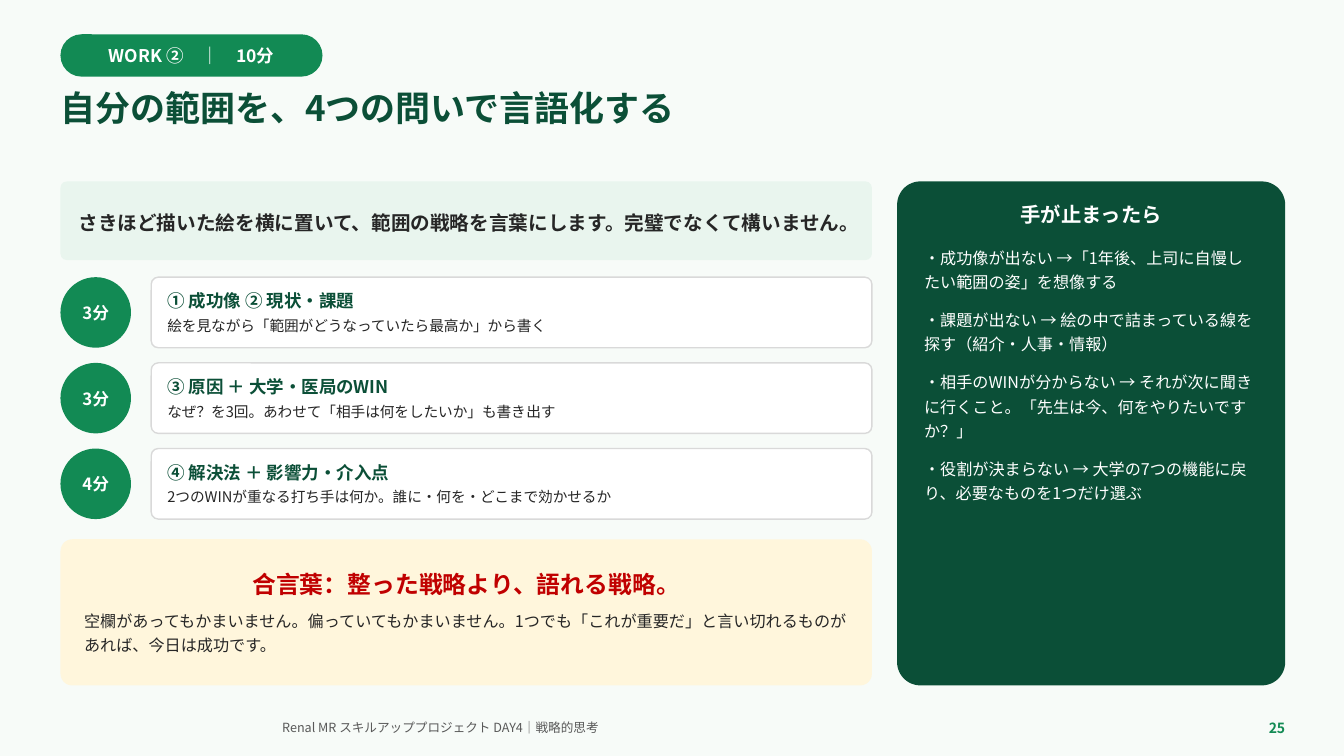
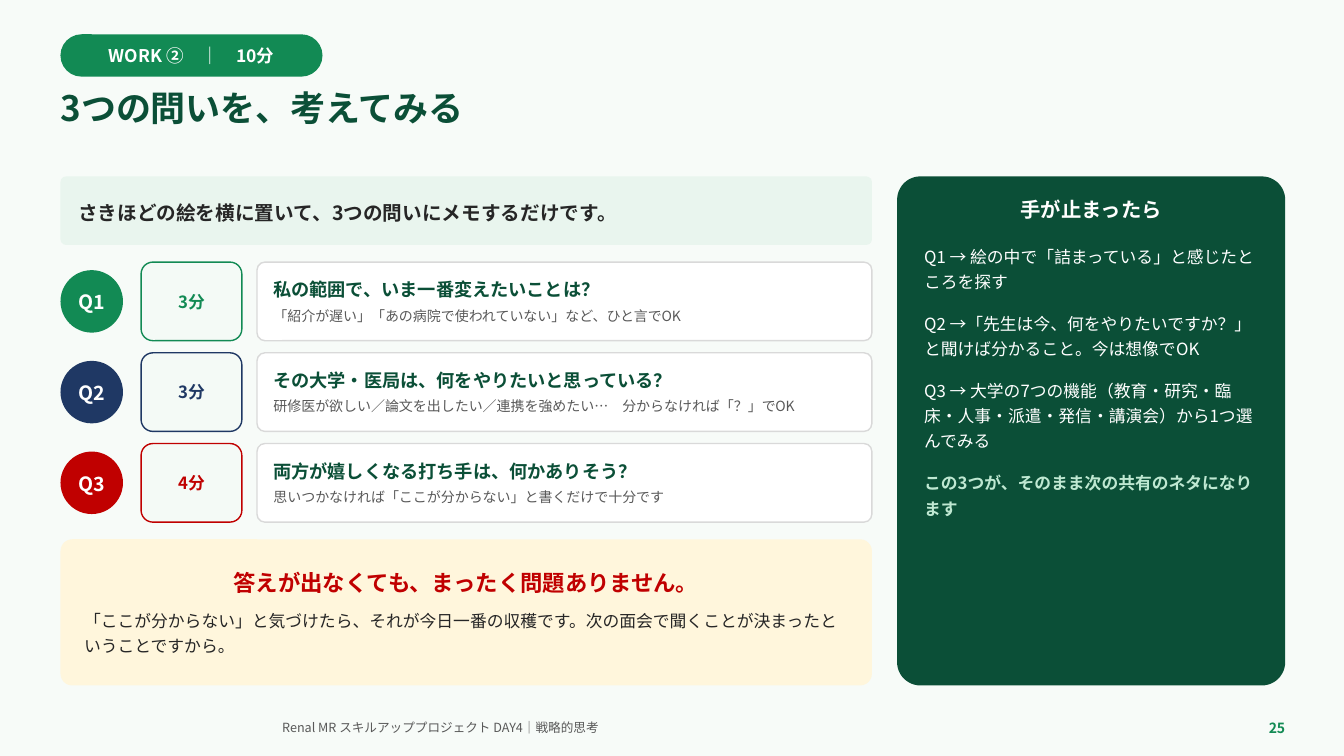
Before and after one commit to TAKUYA-1187/Claude, a slide deck: slide 25 of novartis_training/DAY4_ちょっと分かるだけで世界が変わる.pptx. Drawn at 1344x756 pixels with LibreOffice and Linux fonts; fonts in the diff are those of the drawing; background and template pictures are left out. Boxes give left, top, right and bottom in pixels: in the first picture for what was removed or moved away, otherwise in the second. Text is boxed around its words. In the diff, an @@ line names an element or a change of style, - is before the commit and + after.

```diff
--- a/novartis_training/DAY4_ちょっと分かるだけで世界が変わる.pptx
+++ b/novartis_training/DAY4_ちょっと分かるだけで世界が変わる.pptx
@@ text at bbox=[60, 91, 463, 124]: text changed @@
-自分の範囲を、4つの問いで言語化する
+3つの問いを、考えてみる
@@ rounded rectangle "さきほどの絵を横に置いて、3つの問いにメモするだけです。": place and size @@
-rounded rectangle "さきほどの絵を横に置いて、3つの問いにメモするだけです。" at bbox=[60, 181, 872, 260]
+rounded rectangle "さきほどの絵を横に置いて、3つの問いにメモするだけです。" at bbox=[60, 176, 872, 245]
@@ rounded rectangle "手が止まったら": place and size @@
-rounded rectangle "手が止まったら" at bbox=[897, 181, 1286, 686]
+rounded rectangle "手が止まったら" at bbox=[897, 176, 1286, 686]
@@ text in rounded rectangle at bbox=[78, 203, 616, 222]: text changed @@
-さきほど描いた絵を横に置いて、範囲の戦略を言葉にします。完璧でなくて構いません。
+さきほどの絵を横に置いて、3つの問いにメモするだけです。
@@ text in rounded rectangle at bbox=[1020, 199, 1161, 219]: more space between paragraphs @@
@@ rounded rectangle "3分": place and size @@
-rounded rectangle "3分" at bbox=[60, 277, 131, 348]
+rounded rectangle "3分" at bbox=[141, 262, 242, 341]
@@ rounded rectangle "3分" at bbox=[141, 262, 242, 341]: text colour #FFFFFF to #128A54; line spacing 1.05 to 1; ellipse to rounded rectangle; fill #128A54 to #F4FAF6; outline none to #128A54 1 pt @@
@@ rounded rectangle added at bbox=[257, 262, 872, 341], fill #FFFFFF, outline #D9D9D9 1 pt, 10 pt, text #595959 @@
+私の範囲で、いま一番変えたいことは？
+「紹介が遅い」「あの病院で使われていない」など、ひと言でOK
@@ text in rounded rectangle at bbox=[924, 248, 1254, 516]: text changed; size 11.5 to 12 pt @@
-・成功像が出ない →「1年後、上司に自慢したい範囲の姿」を想像する
-・課題が出ない → 絵の中で詰まっている線を探す（紹介・人事・情報）
-・相手のWINが分からない → それが次に聞きに行くこと。「先生は今、何をやりたいですか？」
-・役割が決まらない → 大学の7つの機能に戻り、必要なものを1つだけ選ぶ
+Q1 → 絵の中で「詰まっている」と感じたところを探す
+Q2 →「先生は今、何をやりたいですか？」と聞けば分かること。今は想像でOK
+Q3 → 大学の7つの機能（教育・研究・臨床・人事・派遣・発信・講演会）から1つ選んでみる
+この3つが、そのまま次の共有のネタになります
@@ ellipse added at bbox=[60, 270, 123, 333], fill #128A54, 14 pt, text #FFFFFF, bold @@
+Q1
@@ rounded rectangle removed at bbox=[151, 277, 872, 348] @@
-① 成功像 ② 現状・課題
-絵を見ながら「範囲がどうなっていたら最高か」から書く
@@ rounded rectangle "3分": place and size @@
-rounded rectangle "3分" at bbox=[60, 363, 131, 434]
+rounded rectangle "3分" at bbox=[141, 353, 242, 432]
@@ rounded rectangle "3分" at bbox=[141, 353, 242, 432]: text colour #FFFFFF to #1F3864; line spacing 1.05 to 1; ellipse to rounded rectangle; fill #128A54 to #F4FAF6; outline none to #1F3864 1 pt @@
@@ rounded rectangle "その大学・医局は、何をやりたいと思っている？": place and size @@
-rounded rectangle "その大学・医局は、何をやりたいと思っている？" at bbox=[151, 449, 872, 519]
+rounded rectangle "その大学・医局は、何をやりたいと思っている？" at bbox=[257, 353, 872, 432]
@@ ellipse added at bbox=[60, 361, 123, 423], fill #1F3864, 14 pt, text #FFFFFF, bold @@
+Q2
@@ rounded rectangle removed at bbox=[151, 363, 872, 434] @@
-③ 原因 ＋ 大学・医局のWIN
-なぜ？を3回。あわせて「相手は何をしたいか」も書き出す
@@ text in rounded rectangle at bbox=[273, 371, 795, 412]: text changed; size 10.5 to 10 pt; text colour #262626 to #595959 @@
-④ 解決法 ＋ 影響力・介入点
-2つのWINが重なる打ち手は何か。誰に・何を・どこまで効かせるか
+その大学・医局は、何をやりたいと思っている？
+研修医が欲しい／論文を出したい／連携を強めたい… 分からなければ「？」でOK
@@ rounded rectangle "4分": place and size @@
-rounded rectangle "4分" at bbox=[60, 449, 131, 519]
+rounded rectangle "4分" at bbox=[141, 444, 242, 522]
@@ rounded rectangle "4分" at bbox=[141, 444, 242, 522]: text colour #FFFFFF to #C00000; line spacing 1.05 to 1; ellipse to rounded rectangle; fill #128A54 to #F4FAF6; outline none to #C00000 1 pt @@
@@ rounded rectangle added at bbox=[257, 444, 872, 522], fill #FFFFFF, outline #D9D9D9 1 pt, 10 pt, text #595959 @@
+両方が嬉しくなる打ち手は、何かありそう？
+思いつかなければ「ここが分からない」と書くだけで十分です
@@ ellipse added at bbox=[60, 452, 123, 514], fill #C00000, 14 pt, text #FFFFFF, bold @@
+Q3
@@ text in rounded rectangle at bbox=[84, 572, 837, 653]: text changed; size 11.5 to 12 pt @@
-合言葉：整った戦略より、語れる戦略。
-空欄があってもかまいません。偏っていてもかまいません。1つでも「これが重要だ」と言い切れるものがあれば、今日は成功です。
+答えが出なくても、まったく問題ありません。
+「ここが分からない」と気づけたら、それが今日一番の収穫です。次の面会で聞くことが決まったということですから。
```
Also in this commit, not shown: 9 other slides changed, 2 other files.
